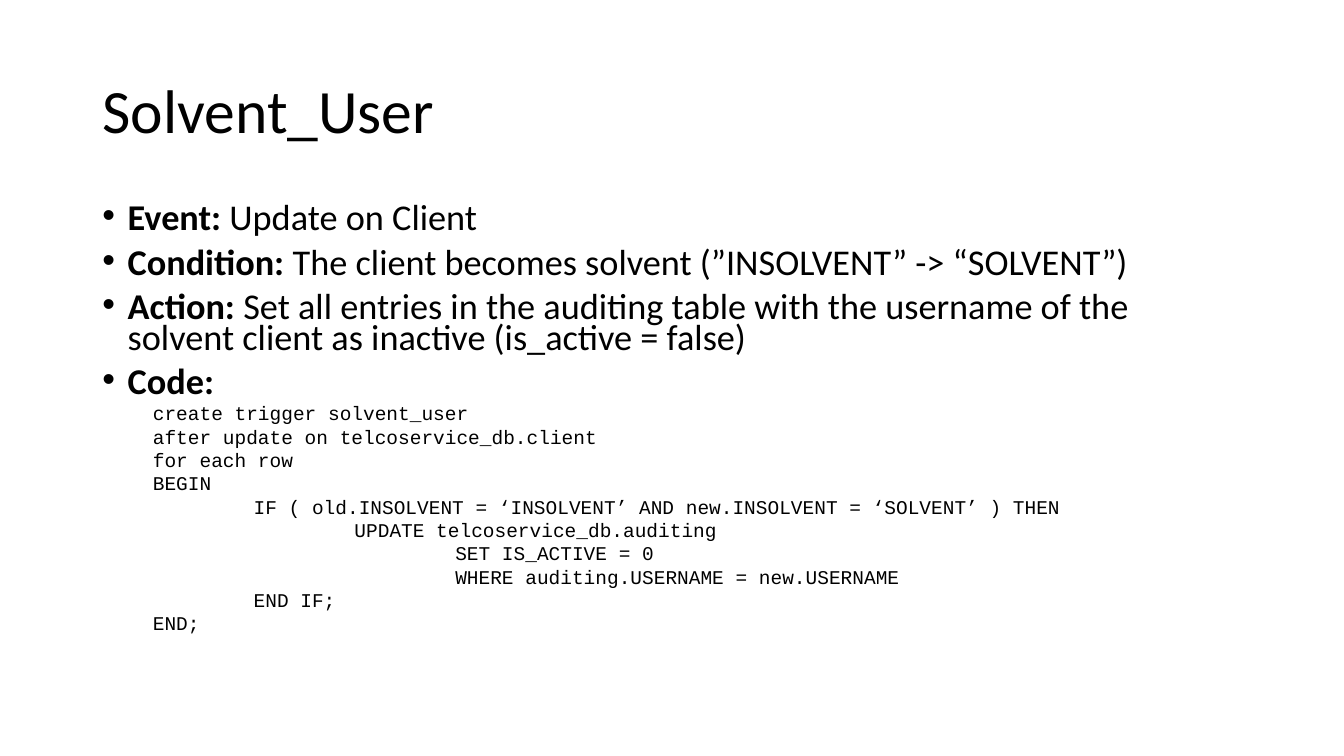
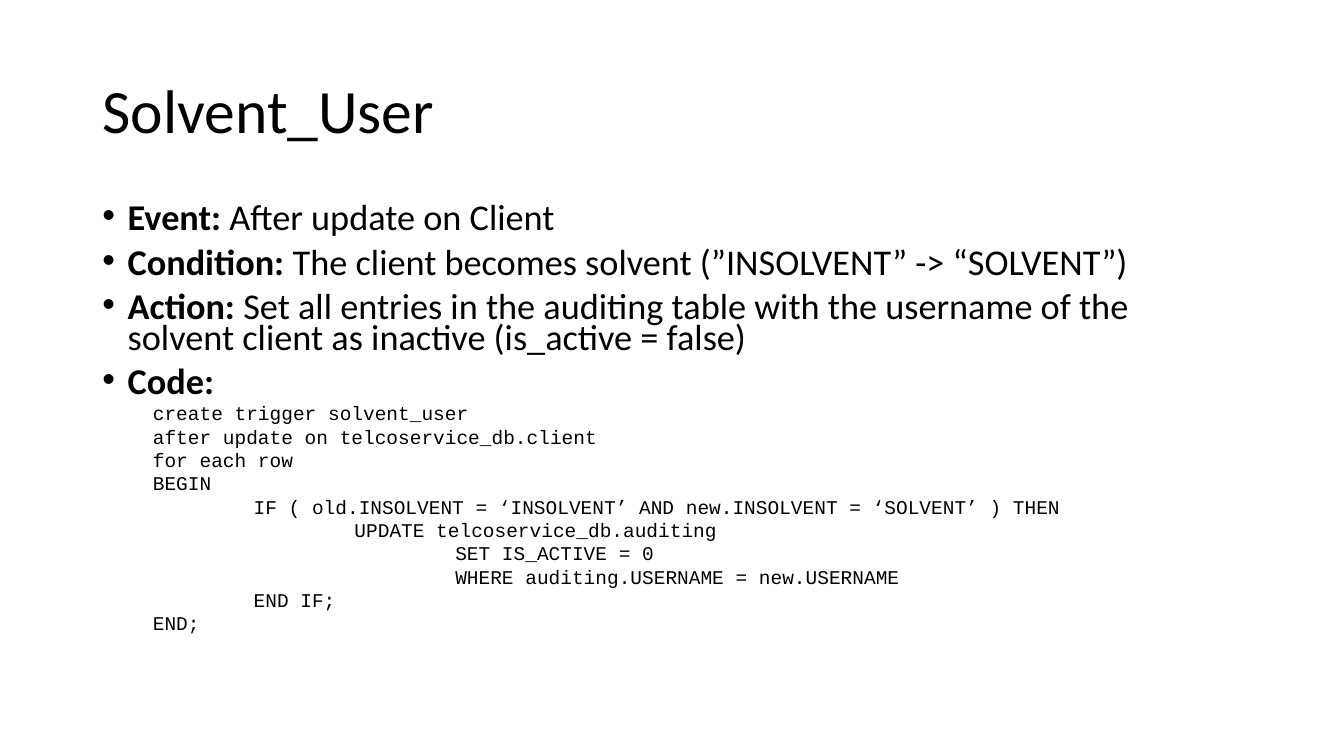
Before and after one commit to mark-2389/TelcoService_SC42, a slide deck: slide 13 of diagrams/TelcoService.pptx. Drawn at 1344x756 pixels with LibreOffice and Linux fonts; fonts in the diff are those of the drawing. Boxes give left, top, right and bottom in pixels: in the first picture for what was removed or moved away, otherwise in the second. Text is boxed around its words. In the diff, an @@ line names an element or a change of style, - is before the commit and + after.

```diff
--- a/diagrams/TelcoService.pptx
+++ b/diagrams/TelcoService.pptx
@@ text at (128, 204, 555, 236): text changed @@
-• Event: Update on Client
+• Event: After update on Client
```
Also in this commit, not shown: 20 other slides changed, 43 slides added, 13 slides removed, 4 other files.
